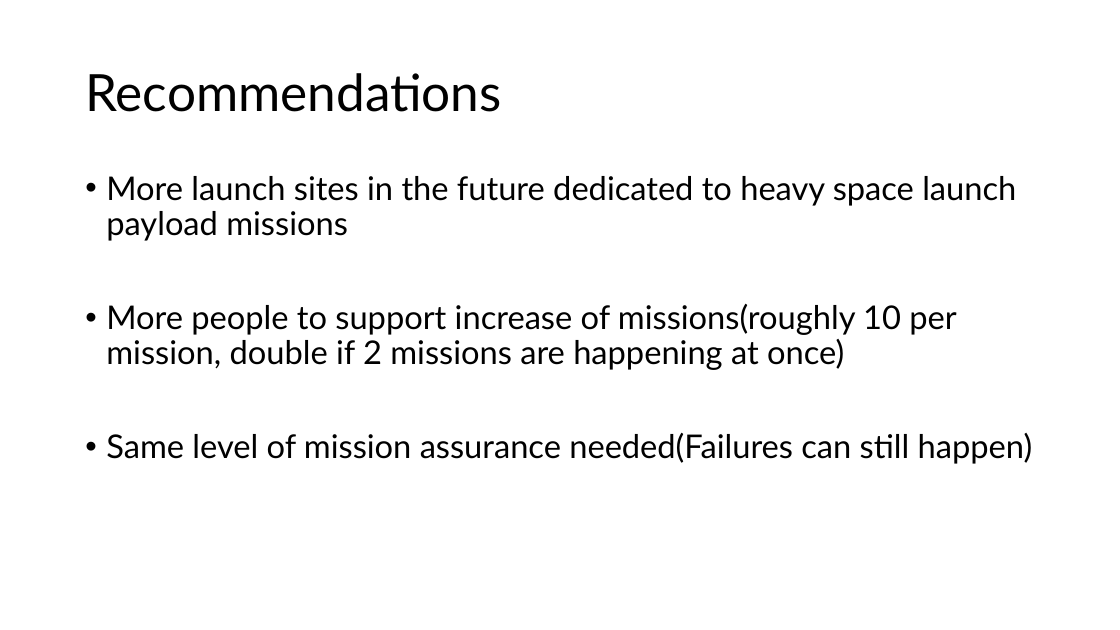
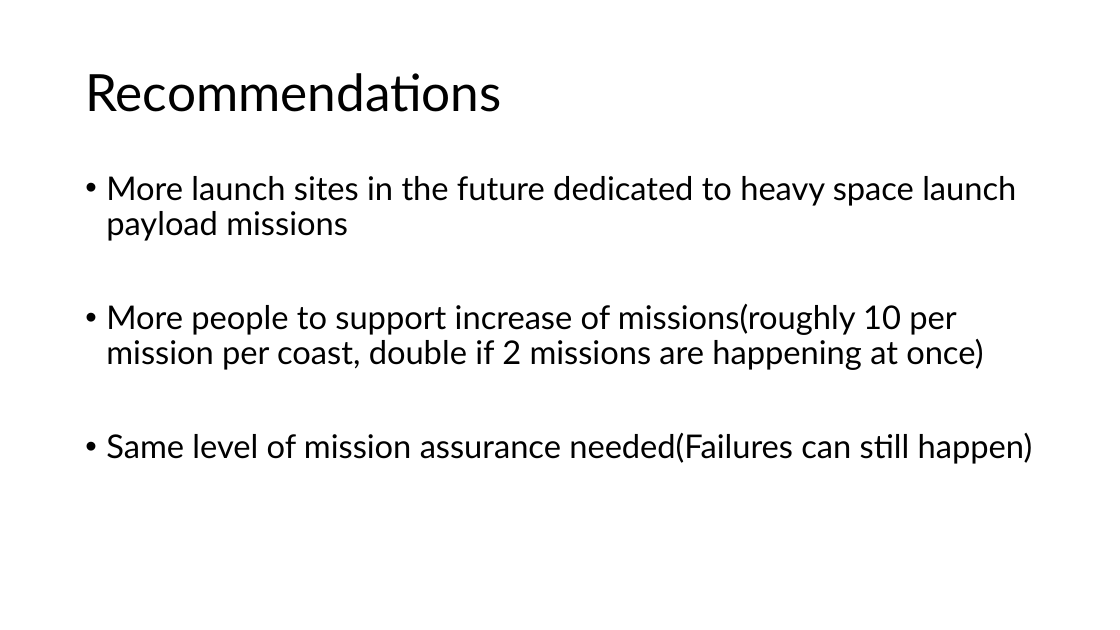
Before and after one commit to Miller130s/Space-Launch, a slide deck: slide 4 of pp/Final.pptx. Drawn at 1120x630 pixels with LibreOffice and Linux fonts; fonts in the diff are those of the drawing. Boxes give left, top, right and bottom in pixels: in the first picture for what was removed or moved away, otherwise in the second. Text is boxed around its words. In the diff, an @@ line names an element or a change of style, - is before the commit and + after.

```diff
--- a/pp/Final.pptx
+++ b/pp/Final.pptx
@@ text at [106, 304, 983, 370]: text changed @@
-• More people to support increase of missions(roughly 10 per mission, double if 2 missions are happening at once)
+• More people to support increase of missions(roughly 10 per mission per coast, double if 2 missions are happening at once)
```
